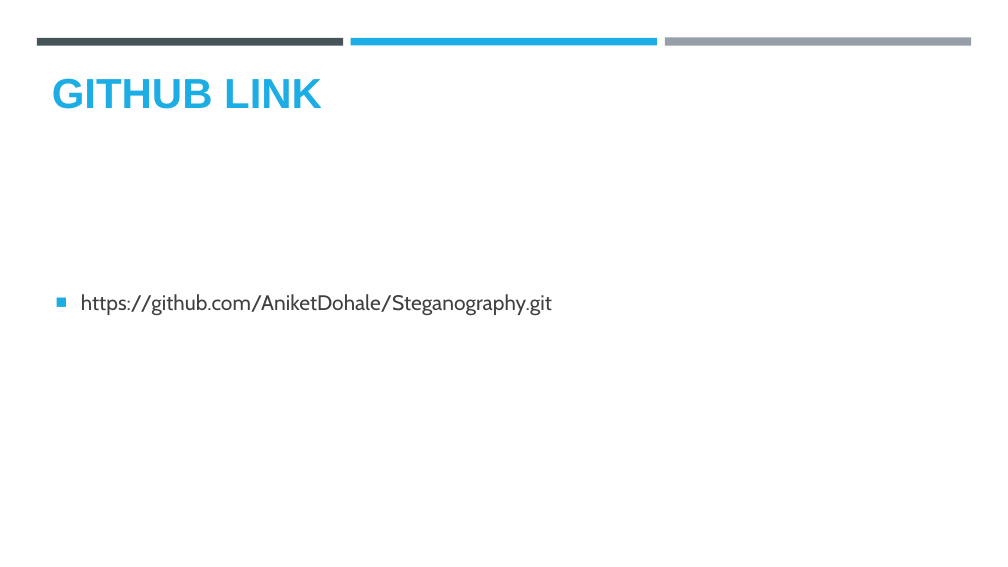
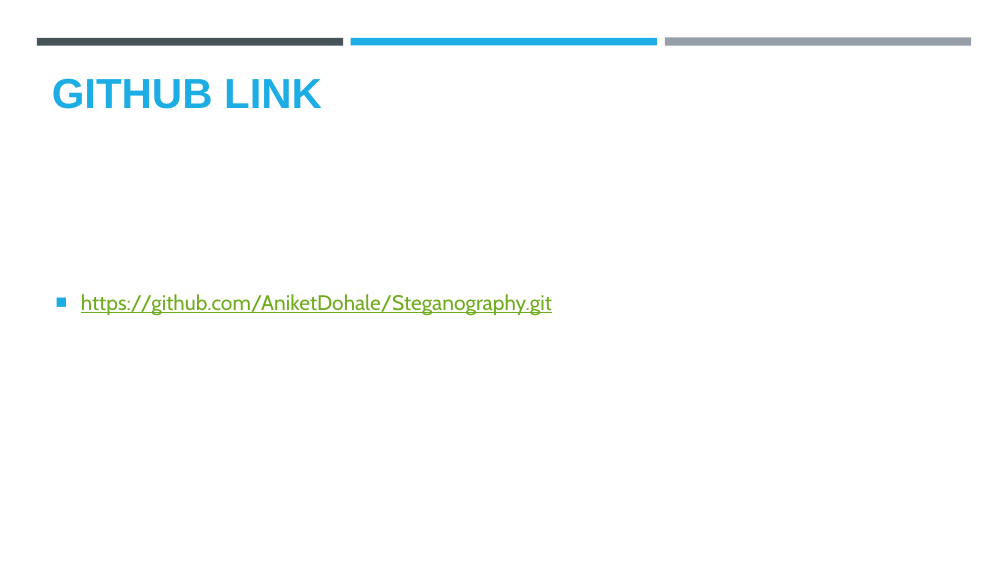
Before and after one commit to AniketDohale/Steganography, a slide deck: slide 12 of AICTE PPT Template.pptx. Drawn at 1008x567 pixels with LibreOffice and Linux fonts; fonts in the diff are those of the drawing; background and template pictures are left out. Boxes give left, top, right and bottom in pixels: in the first picture for what was removed or moved away, otherwise in the second. Text is boxed around its words. In the diff, an @@ line names an element or a change of style, - is before the commit and + after.

Commit message:
Insert Link on PPT

```diff
--- a/AICTE PPT Template.pptx
+++ b/AICTE PPT Template.pptx
@@ text "https://github.com/AniketDohale/Steganography.git" at [81,294,552,316]: text colour #404040 to #6EAC1C, underline on @@
```
